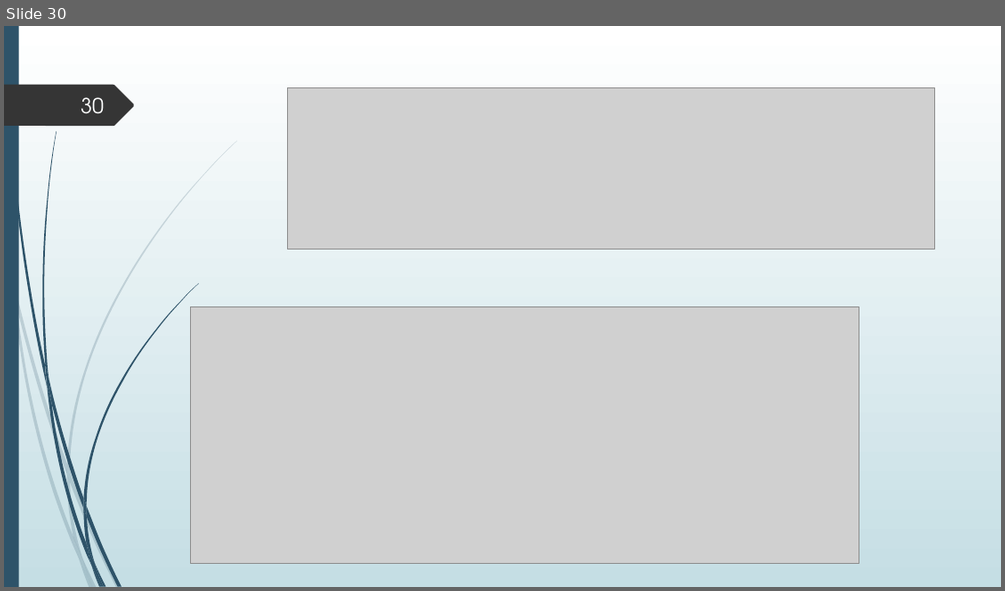
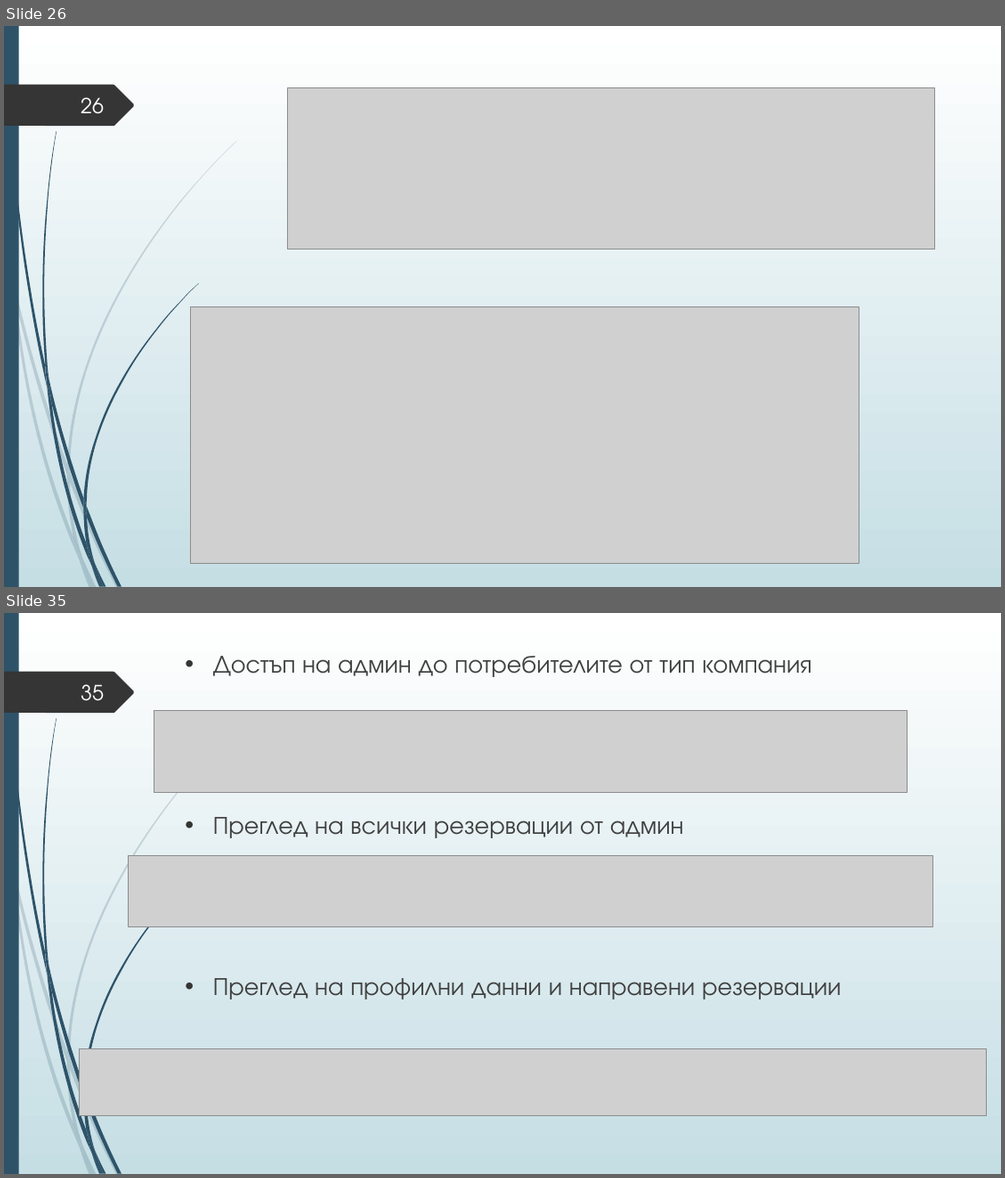
Before and after one commit to Izabel96/PlayingFieldReservations, a slide deck: Дипломна защита.pptx. Shown one above the other, each under a label of ours: slide 30 before the commit, slides 26 and 35 after it; the slides between them are not shown. The pictures are 1005x591 and 1005x1178 pixels, drawn with LibreOffice and Linux fonts; fonts in the diff are those of the drawing; grey boxes stand for pictures. Boxes give left, top, right and bottom in pixels: in the first picture for what was removed or moved away, otherwise in the second. Text is boxed around its words. In the diff, an @@ line names an element or a change of style, - is before the commit and + after.

```diff
--- a/Дипломна защита.pptx
+++ b/Дипломна защита.pptx
@@ slide 35 added at [4, 613, 1001, 1174], background gradient #FFFFFF to #C5DEE5; not listed: 23 template elements that a slide beside it also shows @@
@@ text added at [213, 656, 841, 999], 24 pt, text #404040 @@
+• Достъп на админ до потребителите от тип компания
+• Преглед на всички резервации от админ
+• Преглед на профилни данни и направени резервации
@@ page number added at [81, 684, 104, 701], 20 pt, text #FEFFFF @@
+35
@@ picture added at [154, 710, 906, 793] @@
@@ picture added at [128, 855, 933, 927] @@
@@ picture added at [80, 1049, 987, 1116] @@
@@ what was slide 30 is now slide 26 @@
@@ page number at [81, 97, 104, 114]: text changed @@
-30
+26
```
Also in this commit, not shown: 7 slides changed, 13 other slides added, 4 slides removed.
